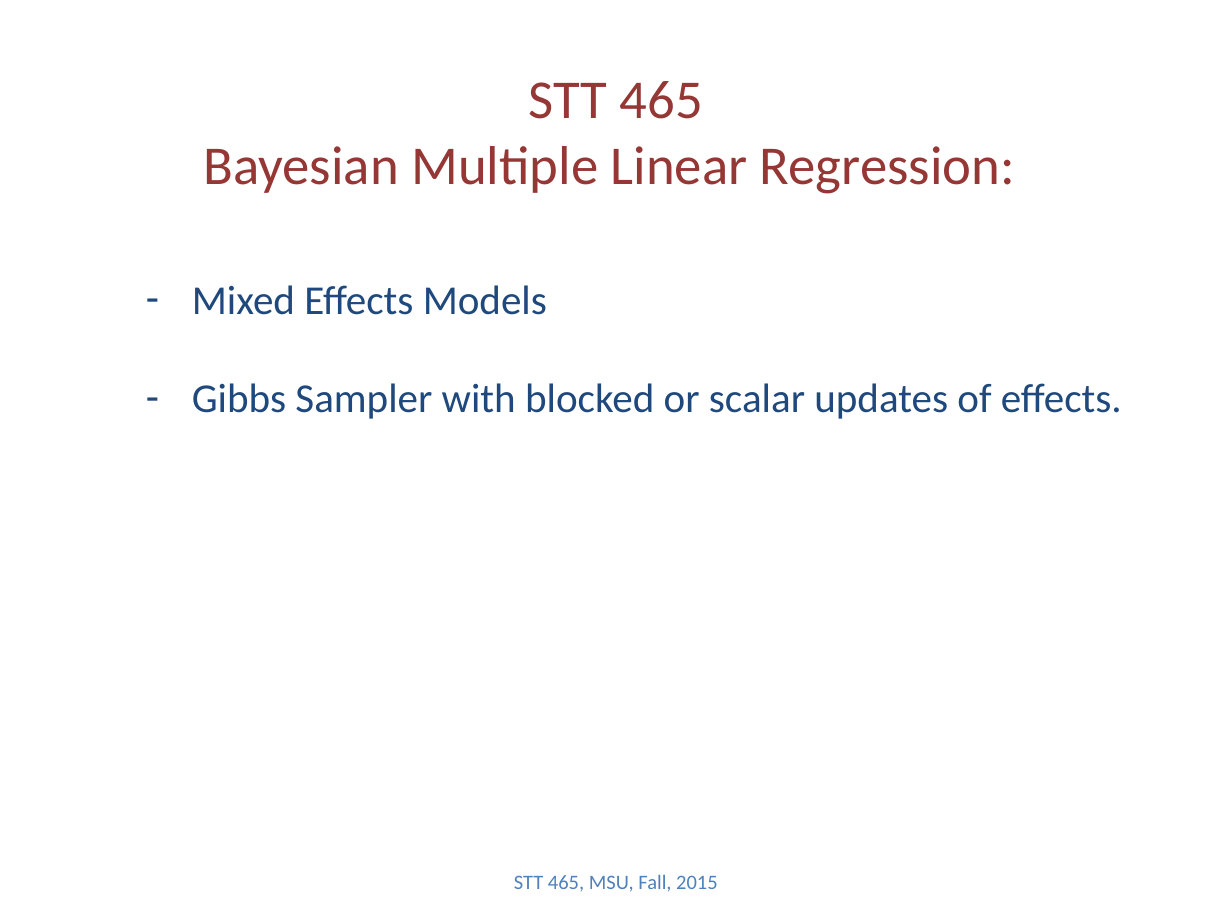
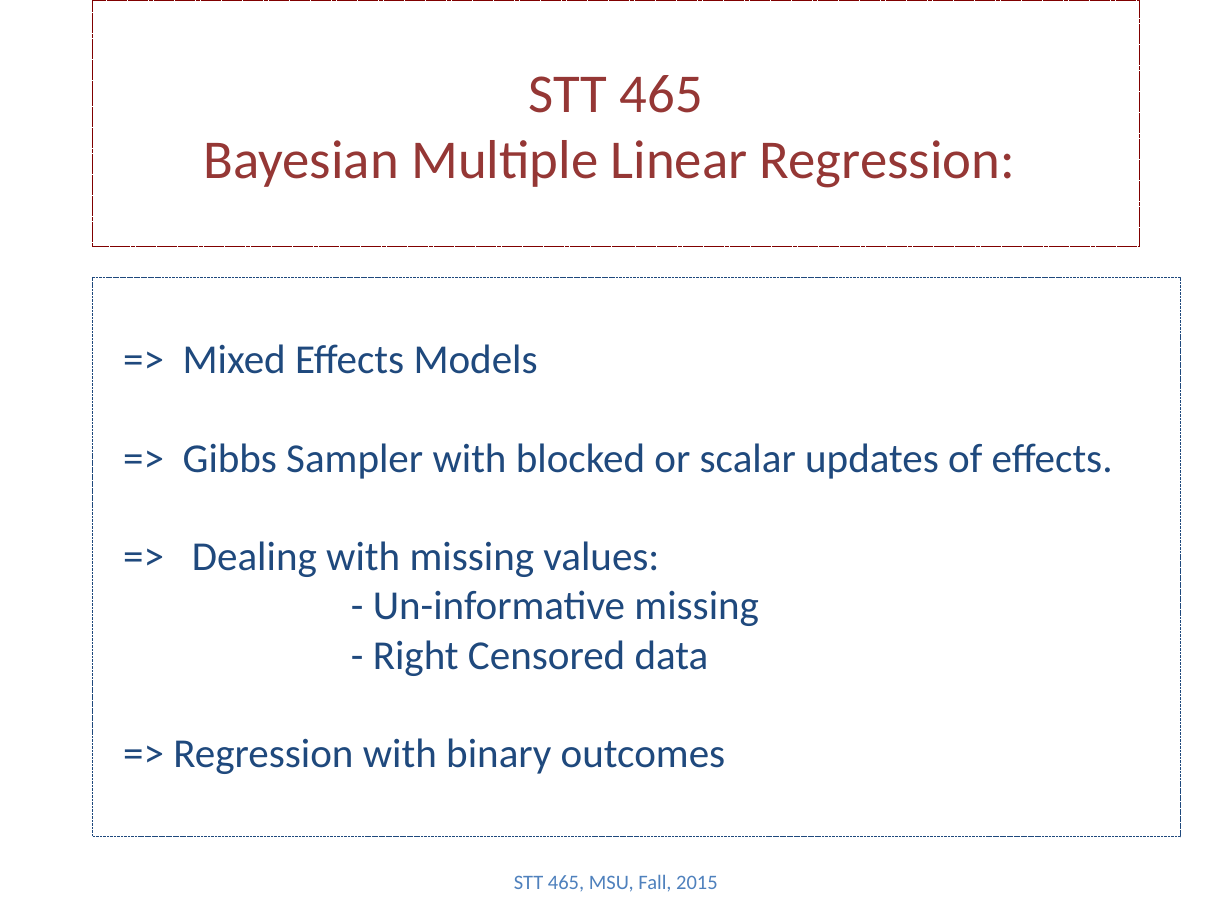
Before and after one commit to Boukos/STT465, a slide deck: slide 1 of STT465_13.pptx. Drawn at 1232x924 pixels with LibreOffice and Linux fonts; fonts in the diff are those of the drawing. Boxes give left, top, right and bottom in pixels: in the first picture for what was removed or moved away, otherwise in the second. Text is boxed around its words. In the diff, an @@ line names an element or a change of style, - is before the commit and + after.

```diff
--- a/STT465_13.pptx
+++ b/STT465_13.pptx
@@ title "STT 465 Bayesian Multiple Linear ...": place and size @@
-title "STT 465 Bayesian Multiple Linear ..." at (203,81,1015,194)
+title "STT 465 Bayesian Multiple Linear ..." at (92,0,1140,246)
@@ title "STT 465 Bayesian Multiple Linear ..." at (92,0,1140,246): outline none to #800000 0.75 pt dashed @@
@@ rectangle "=> Mixed Effects Models": place and size @@
-rectangle "=> Mixed Effects Models" at (192,285,1122,419)
+rectangle "=> Mixed Effects Models" at (92,277,1180,837)
@@ rectangle "=> Mixed Effects Models" at (92,277,1180,837): outline none to #1F497D 0.5 pt dashed @@
@@ text in rectangle at (173,344,1113,774): text changed @@
-– Mixed Effects Models
-– Gibbs Sampler with blocked or scalar updates of effects.
+=> Mixed Effects Models
+=> Gibbs Sampler with blocked or scalar updates of effects.
+=> Dealing with missing values:
+- Un-informative missing
+- Right Censored data
+=> Regression with binary outcomes
```
Also in this commit, not shown: 1 other slide changed, 10 slides added, 1 slide removed.
